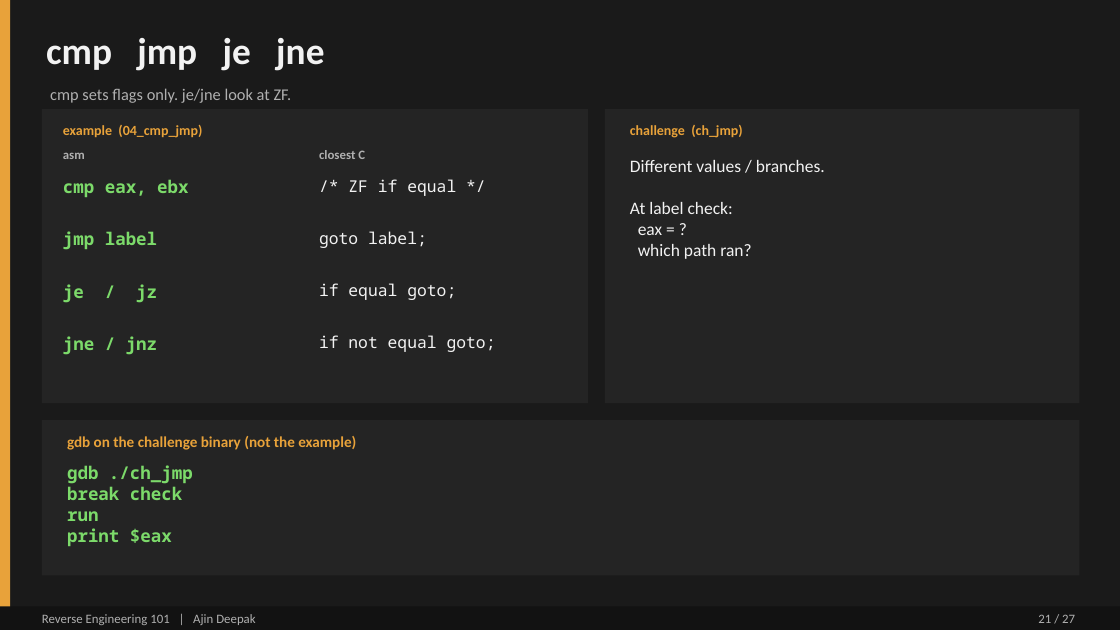
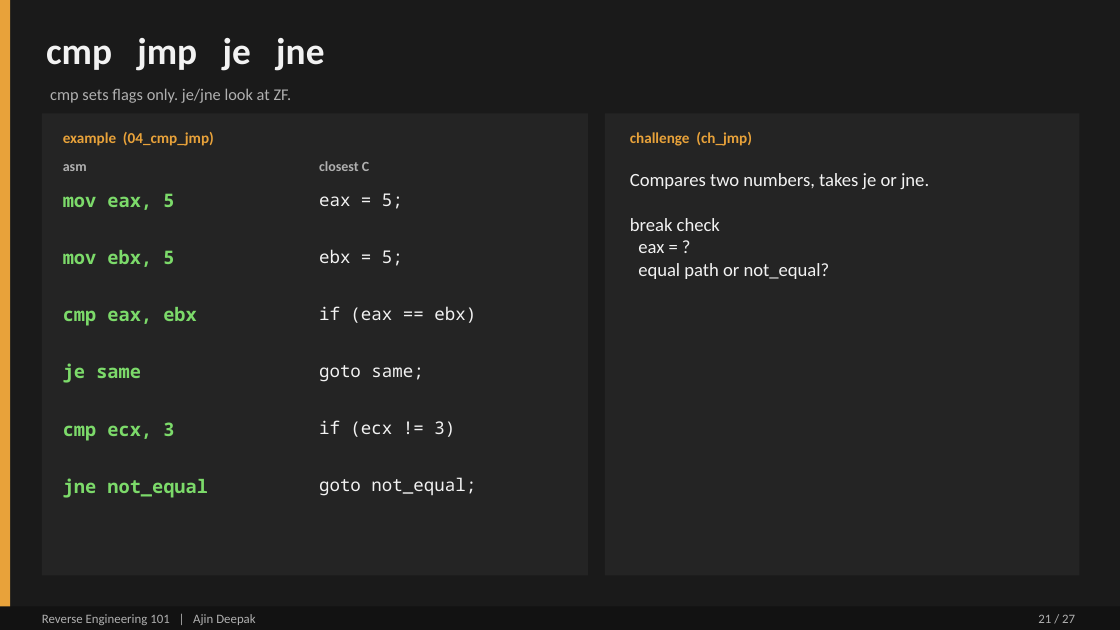
Before and after one commit to DERE-ad2001/reverse-engineering-101, a slide deck: slide 21 of Reverse Engineering 101.pptx. Drawn at 1120x630 pixels with LibreOffice and Linux fonts; fonts in the diff are those of the drawing. Boxes give left, top, right and bottom in pixels: in the first picture for what was removed or moved away, otherwise in the second. Text is boxed around its words. In the diff, an @@ line names an element or a change of style, - is before the commit and + after.

```diff
--- a/Reverse Engineering 101.pptx
+++ b/Reverse Engineering 101.pptx
@@ rectangle: place and size @@
-rectangle at [42, 109, 588, 403]
+rectangle at [42, 113, 588, 576]
@@ rectangle: place and size @@
-rectangle at [605, 109, 1080, 403]
+rectangle at [605, 113, 1080, 576]
@@ text "example (04_cmp_jmp)" at [63, 132, 214, 146]: size 12 to 13 pt @@
@@ text "challenge (ch_jmp)" at [630, 132, 752, 146]: size 12 to 13 pt @@
@@ text "asm": place and size @@
-text "asm" at [63, 153, 85, 159]
+text "asm" at [63, 164, 87, 171]
@@ text "asm" at [63, 164, 87, 171]: size 11 to 12 pt @@
@@ text "closest C": place and size @@
-text "closest C" at [319, 150, 365, 159]
+text "closest C" at [319, 161, 369, 171]
@@ text "closest C" at [319, 161, 369, 171]: size 11 to 12 pt @@
@@ text removed at [348, 179, 456, 196] @@
-/* ZF if equal */
@@ text removed at [630, 160, 825, 259] @@
-Different values / branches.
-At label check:
-eax = ?
-which path ran?
@@ text added at [630, 173, 929, 279], 16 pt, text #F2F2F2 @@
+Compares two numbers, takes je or jne.
+break check
+eax = ?
+equal path or not_equal?
@@ text added at [63, 193, 174, 210], 16 pt, text #7CDA6A, bold @@
+mov eax, 5
@@ text added at [319, 193, 403, 209], 15 pt, text #F2F2F2 @@
+eax = 5;
@@ text removed at [63, 231, 157, 250] @@
-jmp label
@@ text removed at [319, 231, 427, 248] @@
-goto label;
@@ text added at [63, 250, 174, 267], 16 pt, text #7CDA6A, bold @@
+mov ebx, 5
@@ text added at [319, 249, 403, 266], 15 pt, text #F2F2F2 @@
+ebx = 5;
@@ text "cmp eax, ebx": place and size @@
-text "cmp eax, ebx" at [63, 179, 188, 197]
+text "cmp eax, ebx" at [63, 307, 197, 326]
@@ text "cmp eax, ebx" at [63, 307, 197, 326]: size 15 to 16 pt @@
@@ text at [319, 306, 476, 323]: text changed; size 14 to 15 pt @@
-if equal goto;
+if (eax == ebx)
@@ text removed at [63, 336, 157, 355] @@
-jne / jnz
@@ text at [63, 363, 141, 383]: text changed; size 15 to 16 pt @@
-je / jz
+je same
@@ text at [319, 365, 423, 382]: text changed; size 14 to 15 pt @@
-if not equal goto;
+goto same;
@@ rectangle removed at [42, 420, 1080, 576] @@
@@ text added at [63, 422, 174, 441], 16 pt, text #7CDA6A, bold @@
+cmp ecx, 3
@@ text removed at [67, 436, 356, 450] @@
-gdb on the challenge binary (not the example)
@@ text added at [319, 420, 455, 437], 15 pt, text #F2F2F2 @@
+if (ecx != 3)
@@ text added at [63, 478, 207, 498], 16 pt, text #7CDA6A, bold @@
+jne not_equal
@@ text removed at [67, 465, 193, 546] @@
-gdb ./ch_jmp
-break check
-run
-print $eax
@@ text added at [319, 477, 476, 496], 15 pt, text #F2F2F2 @@
+goto not_equal;
```
Also in this commit, not shown: 6 other slides changed.
